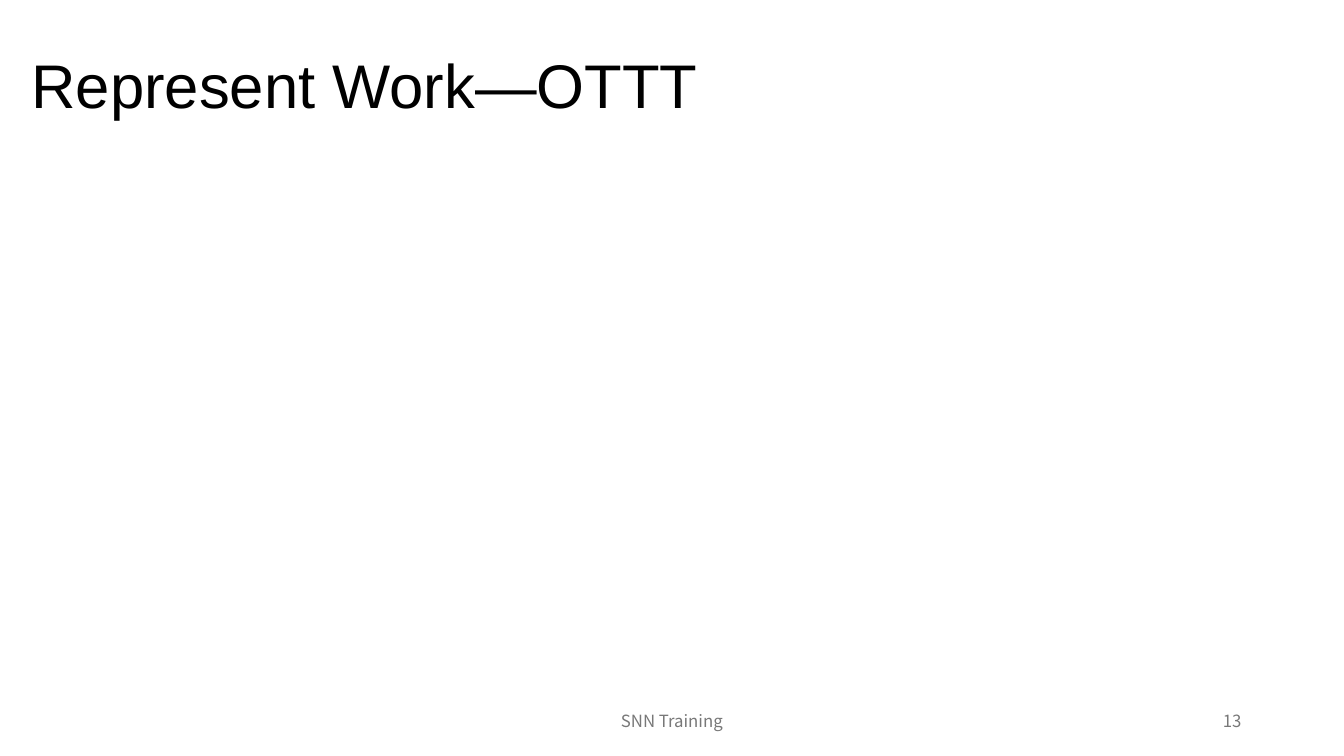
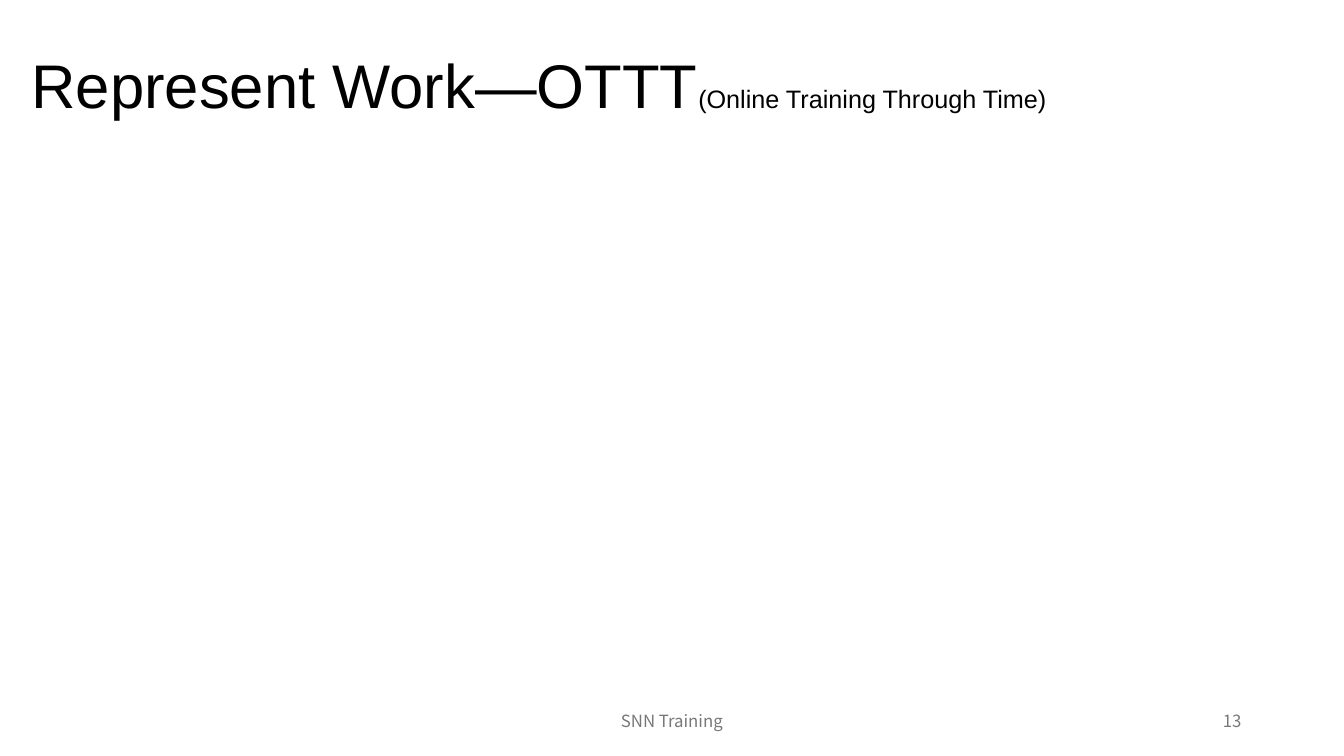
Before and after one commit to Taotu02feather/SNNInformationReconstruction, a slide deck: slide 13 of GroupMeeting&CourseSlide/Slide/Week4_SNN Training.pptx. Drawn at 1344x756 pixels with LibreOffice and Linux fonts; fonts in the diff are those of the drawing. Boxes give left, top, right and bottom in pixels: in the first picture for what was removed or moved away, otherwise in the second. Text is boxed around its words. In the diff, an @@ line names an element or a change of style, - is before the commit and + after.

```diff
--- a/GroupMeeting&CourseSlide/Slide/Week4_SNN Training.pptx
+++ b/GroupMeeting&CourseSlide/Slide/Week4_SNN Training.pptx
@@ title at <box>31,63,1046,119</box>: text changed; size 44 to 18 pt @@
-Represent Work—OTTT
+Represent Work—OTTT(Online Training Through Time)
```
Also in this commit, not shown: 2 other slides changed, 1 slide added, 42 other files.
